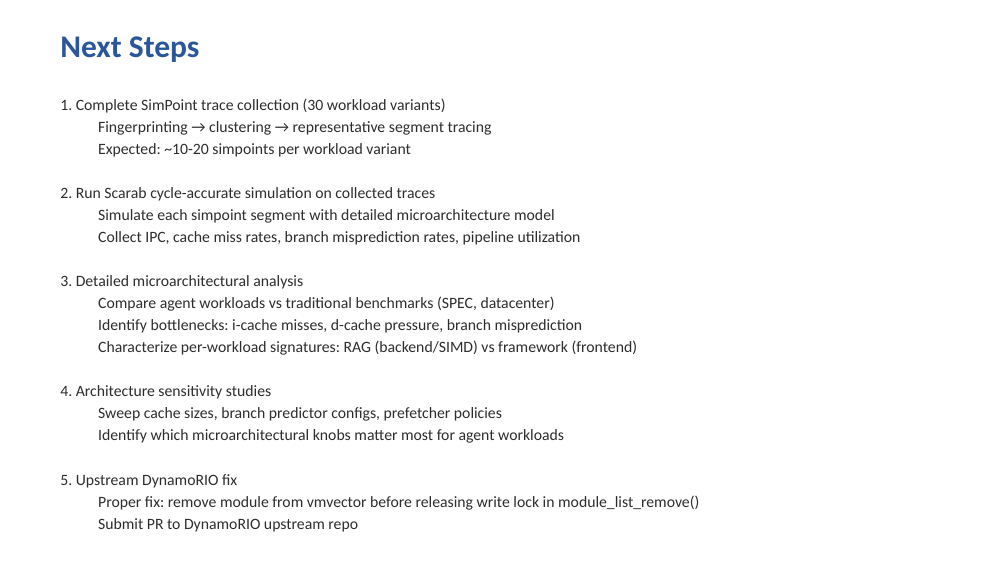
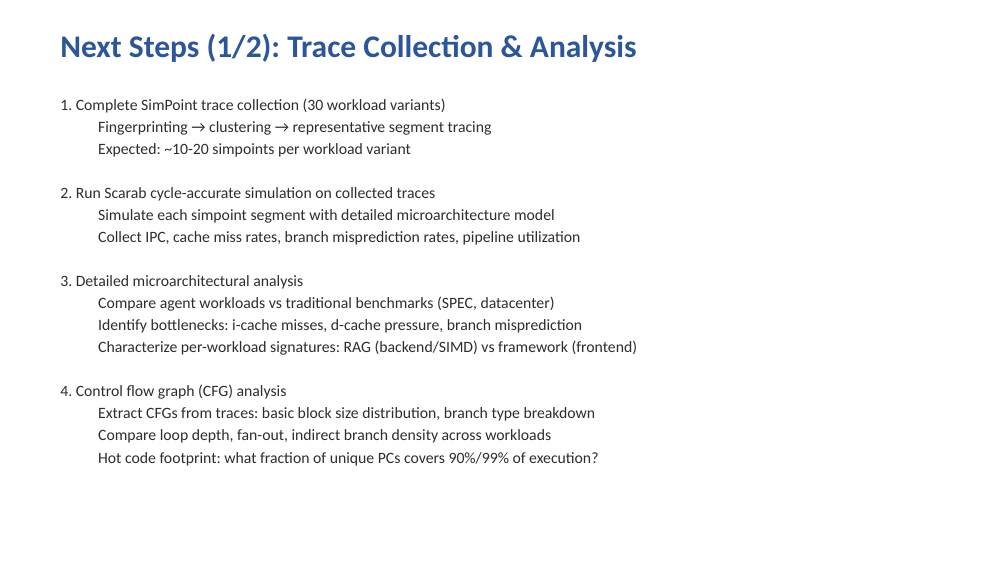
Before and after one commit to litz-lab/scarab-infra, a slide deck: slide 13 of docs/agent_cpu_evaluation.pptx. Drawn at 1008x567 pixels with LibreOffice and Linux fonts; fonts in the diff are those of the drawing. Boxes give left, top, right and bottom in pixels: in the first picture for what was removed or moved away, otherwise in the second. Text is boxed around its words. In the diff, an @@ line names an element or a change of style, - is before the commit and + after.

```diff
--- a/docs/agent_cpu_evaluation.pptx
+++ b/docs/agent_cpu_evaluation.pptx
@@ text at box(60, 34, 637, 62): text changed @@
-Next Steps
+Next Steps (1/2): Trace Collection & Analysis
@@ text at box(60, 384, 598, 466): text changed @@
-4. Architecture sensitivity studies
-  Sweep cache sizes, branch predictor configs, prefetcher policies
-  Identify which microarchitectural knobs matter most for agent workloads
-5. Upstream DynamoRIO fix
-  Proper fix: remove module from vmvector before releasing write lock in module_list_remove()
-  Submit PR to DynamoRIO upstream repo
+4. Control flow graph (CFG) analysis
+  Extract CFGs from traces: basic block size distribution, branch type breakdown
+  Compare loop depth, fan-out, indirect branch density across workloads
+  Hot code footprint: what fraction of unique PCs covers 90%/99% of execution?
```
Also in this commit, not shown: 4 other slides changed, 1 slide added, 2 other files.
